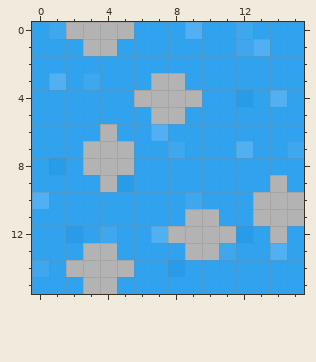
Edited in one commit: pixel-art sprite (src/main/resources/tiles/water_stone.png). Above: the version before the commit.
The file is 16x16 pixels. Colours within 5 levels of each other are drawn and written as one.
Now the later version:
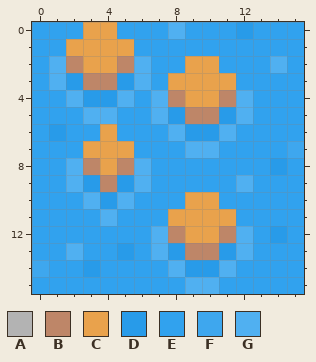
Palette (. is transparent): A #b3b3b3  B #be8668  C #e9a24c  D #289be9  E #31a2ee  F #3ea7ee  G #50b0f1
The exact change:
Changed rows in their new state; - is an unchanged pixel.
first column x 0:
 0 -EECCE--GE--D---
 1 --CCCC------EE--
 2 -GBCCBG--CC---G-
 3 --DBBDGECCCC----
 4 --GDDGEGBCCBG-E-
 5 ---GG--GDBBDG---
 6 -D--C--EGDDG----
 7 ---CCC--EGG-E---
 8 -EGBCBG-------D-
 9 --GDB-G-----G-E-
10 E--GDG---CC--EEE
11 ----G---CCCC-EEE
12 --E-E---BCCBG-D-
13 --GEED-GDBBDG-E-
14 --EDEE--GDDG----
15 ---EE----GG-----
Changed places in both pictures, as pixel boxes (x1, y1, x2, y2):
changed: (32, 22, 304, 294)
